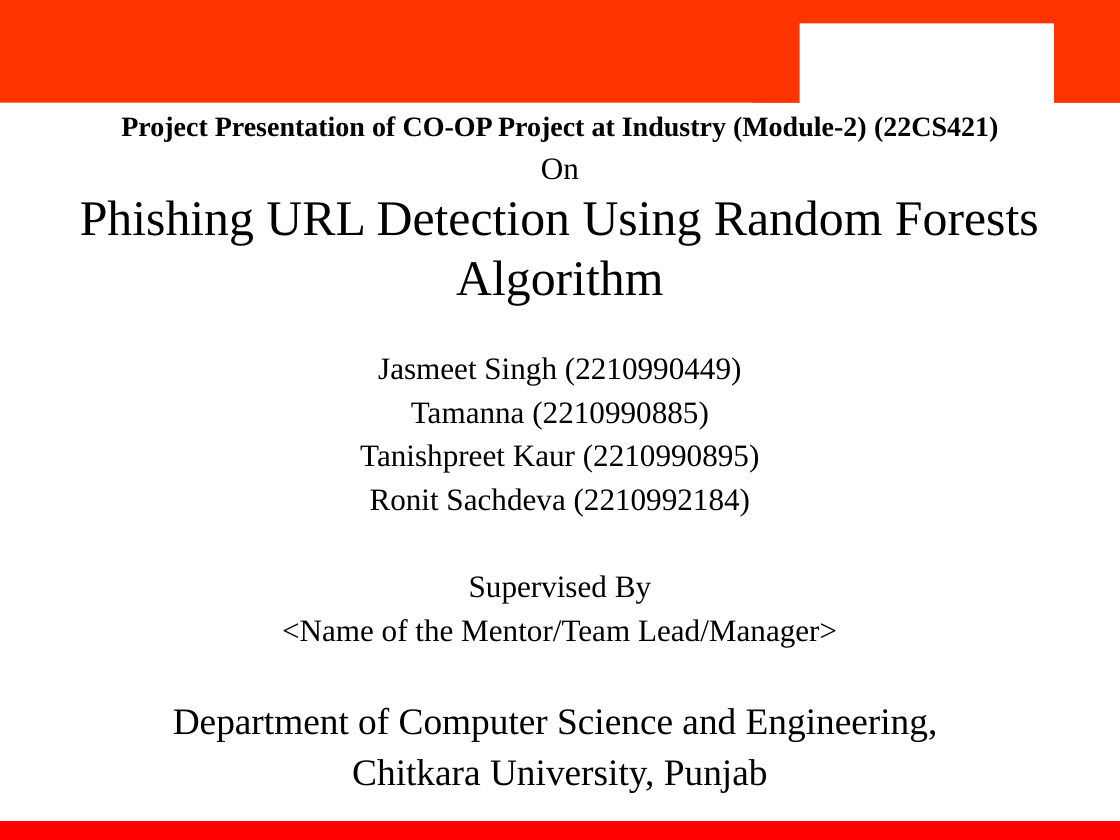
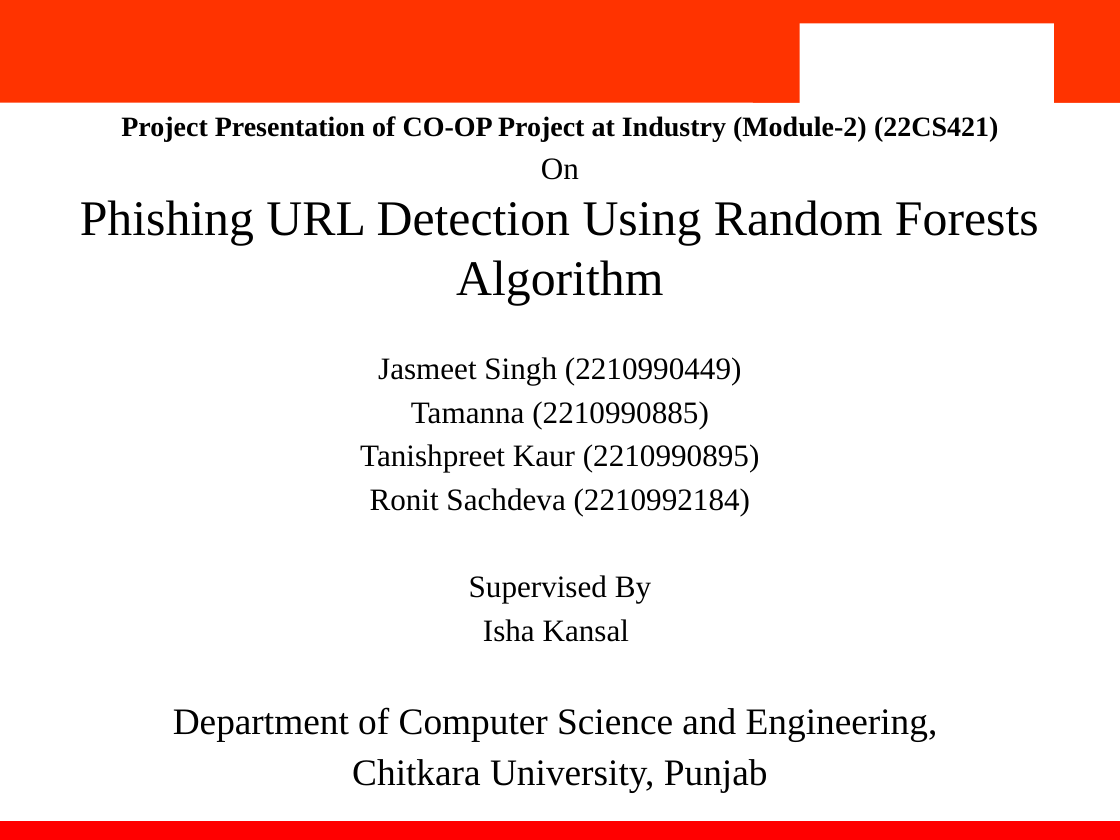
Before and after one commit to JassySpeed/Phishing-Detection-Using-RandomForest-Algorithms, a slide deck: slide 1 of FINAL COOP PPT 2026.pptx. Drawn at 1120x840 pixels with LibreOffice and Linux fonts; fonts in the diff are those of the drawing; background and template pictures are left out. Boxes give left, top, right and bottom in pixels: in the first picture for what was removed or moved away, otherwise in the second. Text is boxed around its words. In the diff, an @@ line names an element or a change of style, - is before the commit and + after.

```diff
--- a/FINAL COOP PPT 2026.pptx
+++ b/FINAL COOP PPT 2026.pptx
@@ text at <box>483,619,629,642</box>: text changed @@
-<Name of the Mentor/Team Lead/Manager>
+Isha Kansal
```
Also in this commit, not shown: 1 other file.
